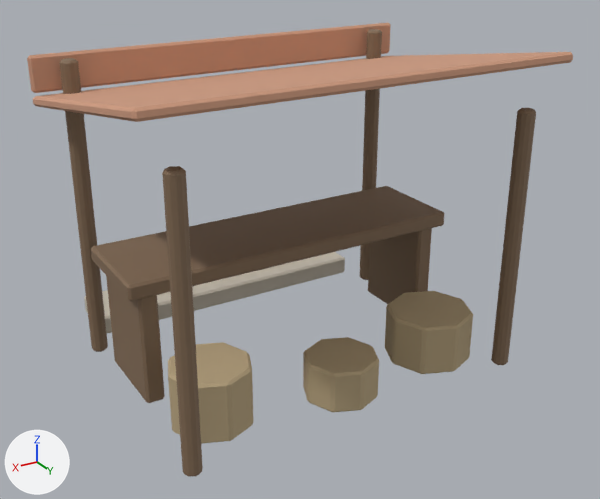
The glTF model assets/models/mwezi_quarter_v1/TC_ENV_MarketStall_V1.gltf, before and after one commit.
Camera for both pictures: a 50 mm camera at (2.92, 4.92, 3.36) aimed at (-0.07, -0.07, 0.87). The axes (+X, +Y, +Z) are drawn at lower left. The lights are the same throughout. The picture after the commit comes second.

Objects in the first picture: 'TC_ENV_MarketStall_V1'.
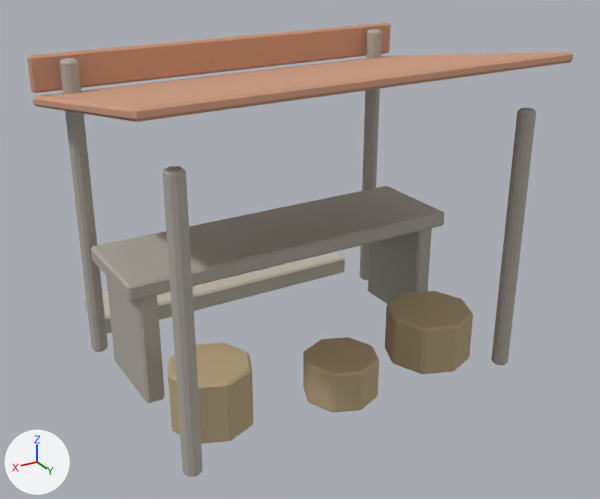
Location of each change, [x1, y1, x2, y2] in pixels of the pictures (600 x 499 px):
'TC_ENV_MarketStall_V1', recoloured (brown to grey): [57, 26, 536, 477] in both

The edits, one by one:
Material 'TC_MAT_StallTimber' (mat_tc_mat_stalltimber) changes colour from brown #826a53 to grey #b0aaa0; in linear values from (0.224, 0.145, 0.0863) to (0.435, 0.4, 0.353).
